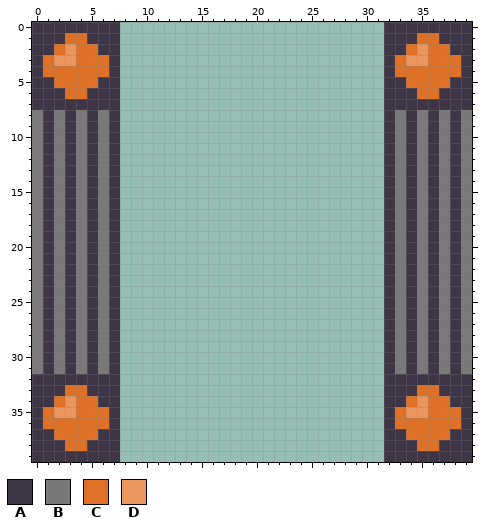
File history of a pixel-art sprite, textures/belt_choice_high.png. The first picture shows the starting point.
The file is 40x40 pixels.
Palette (. is transparent): A #3e3546  B #797979  C #df7126  D #e9975f
Pixels before, first column x 0:
 0 AAAAAAAA........................AAAAAAAA
 1 AAACCAAA........................AAACCAAA
 2 AACDCCAA........................AACDCCAA
 3 ACDDCCCA........................ACDDCCCA
 4 ACCCCCCA........................ACCCCCCA
 5 AACCCCAA........................AACCCCAA
 6 AAACCAAA........................AAACCAAA
 7 AAAAAAAA........................AAAAAAAA
 8 BABABABA........................ABABABAB
 9 BABABABA........................ABABABAB
10 BABABABA........................ABABABAB
11 BABABABA........................ABABABAB
12 BABABABA........................ABABABAB
13 BABABABA........................ABABABAB
14 BABABABA........................ABABABAB
15 BABABABA........................ABABABAB
16 BABABABA........................ABABABAB
17 BABABABA........................ABABABAB
18 BABABABA........................ABABABAB
19 BABABABA........................ABABABAB
20 BABABABA........................ABABABAB
21 BABABABA........................ABABABAB
22 BABABABA........................ABABABAB
23 BABABABA........................ABABABAB
24 BABABABA........................ABABABAB
25 BABABABA........................ABABABAB
26 BABABABA........................ABABABAB
27 BABABABA........................ABABABAB
28 BABABABA........................ABABABAB
29 BABABABA........................ABABABAB
30 BABABABA........................ABABABAB
31 BABABABA........................ABABABAB
32 AAAAAAAA........................AAAAAAAA
33 AAACCAAA........................AAACCAAA
34 AACDCCAA........................AACDCCAA
35 ACDDCCCA........................ACDDCCCA
36 ACCCCCCA........................ACCCCCCA
37 AACCCCAA........................AACCCCAA
38 AAACCAAA........................AAACCAAA
39 AAAAAAAA........................AAAAAAAA
Now the later version:
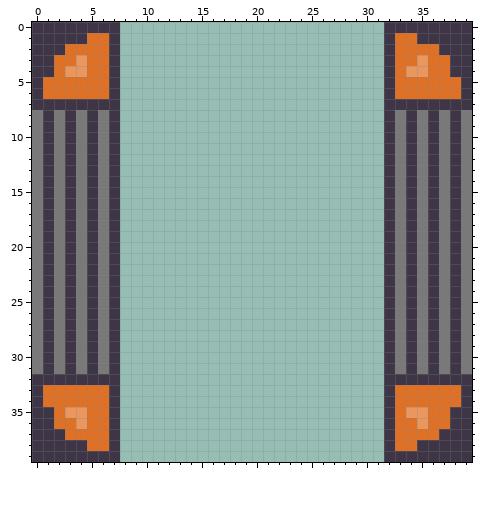
Difference:
Changed rows in their new state; - is an unchanged pixel.
first column x 1:
 1 --AACC--------------------------CCAA--
 2 -AC--C--------------------------C-C-A-
 3 ACCD-----------------------------C---A
 4 A-DD-----------------------------DD--A
 5 C----C--------------------------C----C
 6 CC--CC--------------------------CC--CC
first column x 1:
33 CC--CC--------------------------CC--CC
34 C-C--C--------------------------C-C--C
35 AC-D---------------------------------A
36 A--D------------------------------D--A
37 -A---C--------------------------C---A-
38 --AACC--------------------------CCAA--
Where, in picture pixels (left, top, right, bottom), the same in both pictures:
changed: (43, 33, 109, 99)
changed: (395, 33, 461, 99)
changed: (43, 385, 109, 451)
changed: (395, 385, 461, 451)
